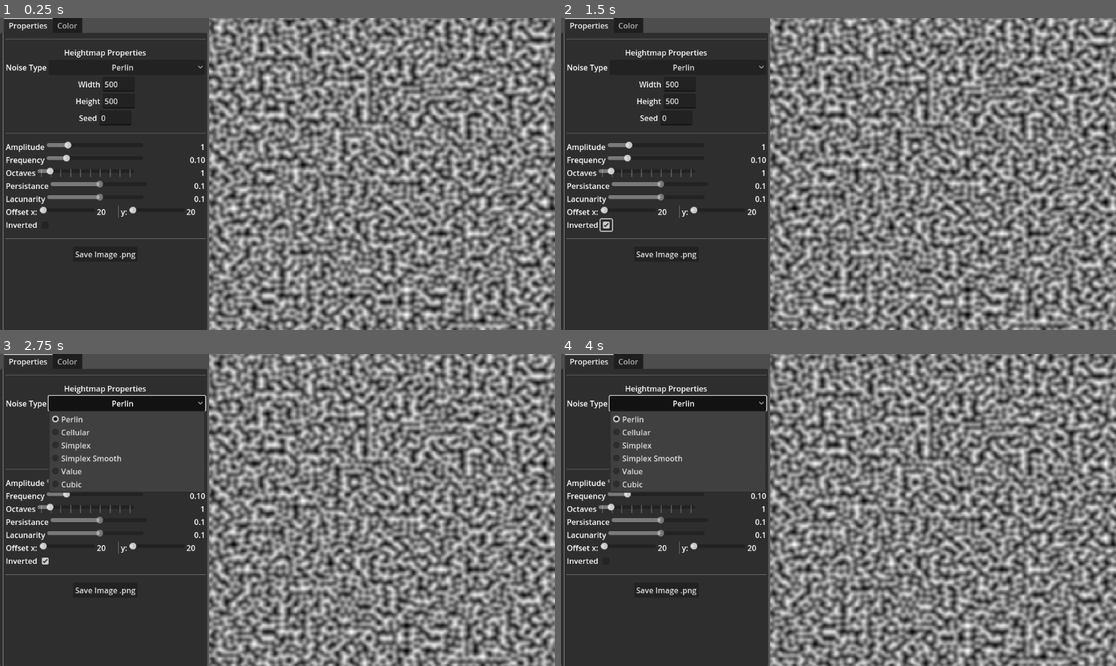
Above: before the commit, frames 1-4 (two rows, left to right).
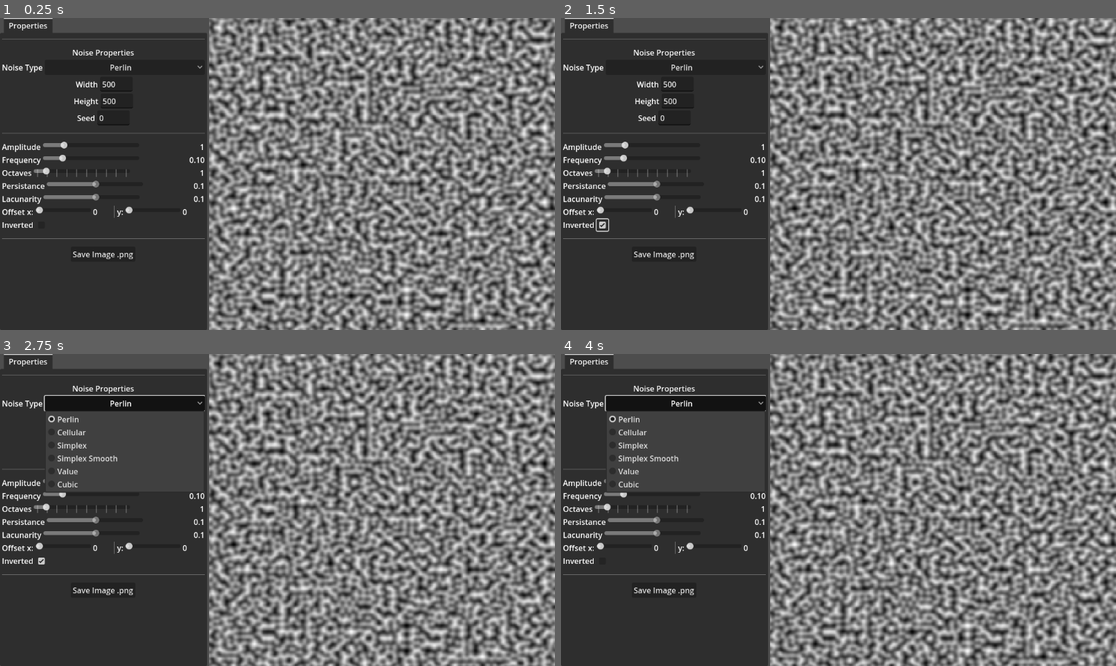
Above: after the commit, the same moments.

Repository: SpeckofDust25/NoiseImageGenerator
Game: Godot game, scene res://NoiseImageGenerator.tscn
The game is run twice, just before and just after one commit, with the same random seed, the same clock (stepped at 60 frames per second) and the same inputs.
Inputs (mouse positions are in pixels of both pictures, inside the frame that each line leads up to; where the layout moved, square brackets give the same spot in the first picture):
- Up to frame 1 (0.25 s): no input
- Up to frame 2 (1.5 s): click "Perlin" at 0.5 s; click (599, 223) [605, 223] at 1.25 s
- Up to frame 3 (2.75 s): click "Perlin" at 2 s
- Up to frame 4 (4 s): click (599, 559) [605, 559] at 2.75 s; click "Perlin" at 3.5 s

The runs differ from the first frame. In frame 1, 2.2% of the frame differs, in the area x 0-38%, y 0-100%; in frame 2, 2.3%; in frame 3, 2.5%; in frame 4, 2.5%.

Commit message:
Finishing Touches on 1.0 of NoiseImageGenerator

Diff:
--- a/NoiseImageGenerator.tscn
+++ b/NoiseImageGenerator.tscn
@@ -30,11 +30,13 @@
 grow_vertical = 2
 
 [node name="TabContainer" type="TabContainer" parent="MainInterface/HBoxContainer"]
+clip_contents = true
 layout_mode = 2
 size_flags_horizontal = 3
 size_flags_stretch_ratio = 0.6
 
 [node name="Properties" type="TabBar" parent="MainInterface/HBoxContainer/TabContainer"]
+clip_contents = true
 layout_mode = 2
 
 [node name="HBoxContainer" type="HBoxContainer" parent="MainInterface/HBoxContainer/TabContainer/Properties"]
@@ -44,15 +46,13 @@
 anchor_right = 1.0
 anchor_bottom = 1.0
 offset_left = 4.0
-offset_right = 4.0
+offset_right = -5.0
 grow_horizontal = 2
 grow_vertical = 2
 alignment = 1
 
-[node name="VSeparator2" type="VSeparator" parent="MainInterface/HBoxContainer/TabContainer/Properties/HBoxContainer"]
-layout_mode = 2
-
 [node name="VBoxContainer" type="VBoxContainer" parent="MainInterface/HBoxContainer/TabContainer/Properties/HBoxContainer"]
+clip_contents = true
 layout_mode = 2
 size_flags_horizontal = 3
 
@@ -62,7 +62,7 @@
 
 [node name="MenuTitle" type="Label" parent="MainInterface/HBoxContainer/TabContainer/Properties/HBoxContainer/VBoxContainer"]
 layout_mode = 2
-text = "Heightmap Properties"
+text = "Noise Properties"
 horizontal_alignment = 1
 
 [node name="NoiseTypeContainer" type="HBoxContainer" parent="MainInterface/HBoxContainer/TabContainer/Properties/HBoxContainer/VBoxContainer"]
@@ -256,7 +256,8 @@
 clip_contents = true
 custom_minimum_size = Vector2(38, 0)
 layout_mode = 2
-text = "20"
+text = "0
+"
 
 [node name="VSeparator" type="VSeparator" parent="MainInterface/HBoxContainer/TabContainer/Properties/HBoxContainer/VBoxContainer/OffsetContainer"]
 layout_mode = 2
@@ -275,7 +276,7 @@
 clip_contents = true
 custom_minimum_size = Vector2(38, 0)
 layout_mode = 2
-text = "20"
+text = "0"
 
 [node name="InvertedContainer" type="HBoxContainer" parent="MainInterface/HBoxContainer/TabContainer/Properties/HBoxContainer/VBoxContainer"]
 layout_mode = 2
@@ -300,14 +301,8 @@
 layout_mode = 2
 text = "Save Image .png"
 
-[node name="VSeparator" type="VSeparator" parent="MainInterface/HBoxContainer/TabContainer/Properties/HBoxContainer"]
-layout_mode = 2
-
-[node name="Color" type="TabBar" parent="MainInterface/HBoxContainer/TabContainer"]
-visible = false
-layout_mode = 2
-
 [node name="Control" type="Control" parent="MainInterface/HBoxContainer"]
+clip_contents = true
 layout_mode = 2
 size_flags_horizontal = 3
 
Not shown, added: Images/2023-06-16T00_41_22.png.import
Not shown, changed: export_presets.cfg
Not shown, changed: README.md
